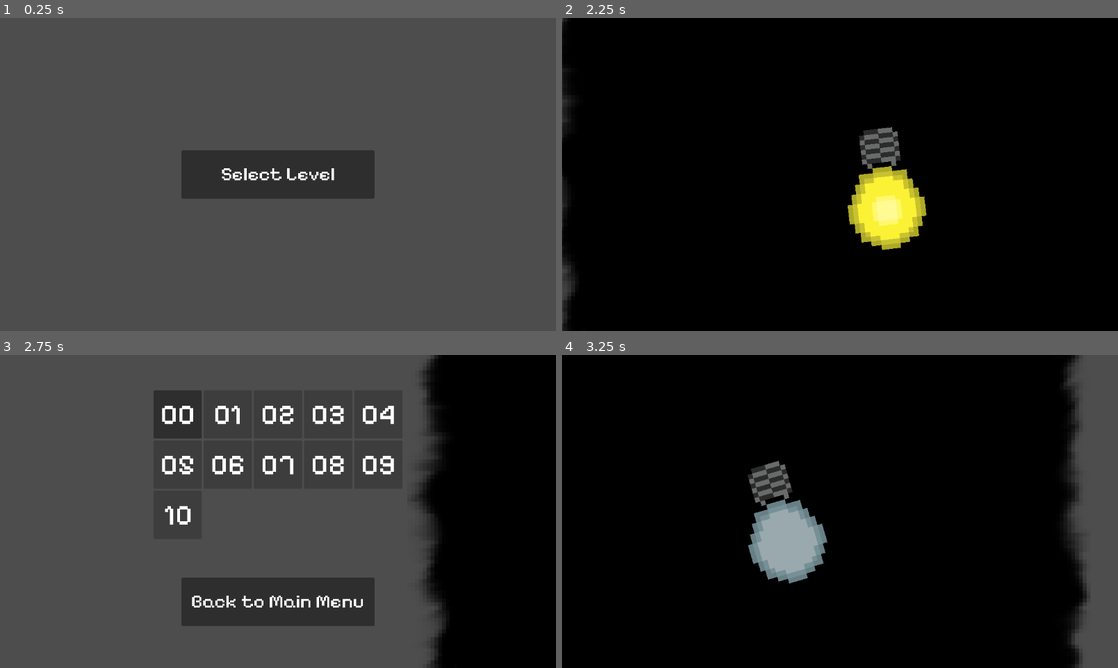
Above: before the commit, frames 1-4 (two rows, left to right).
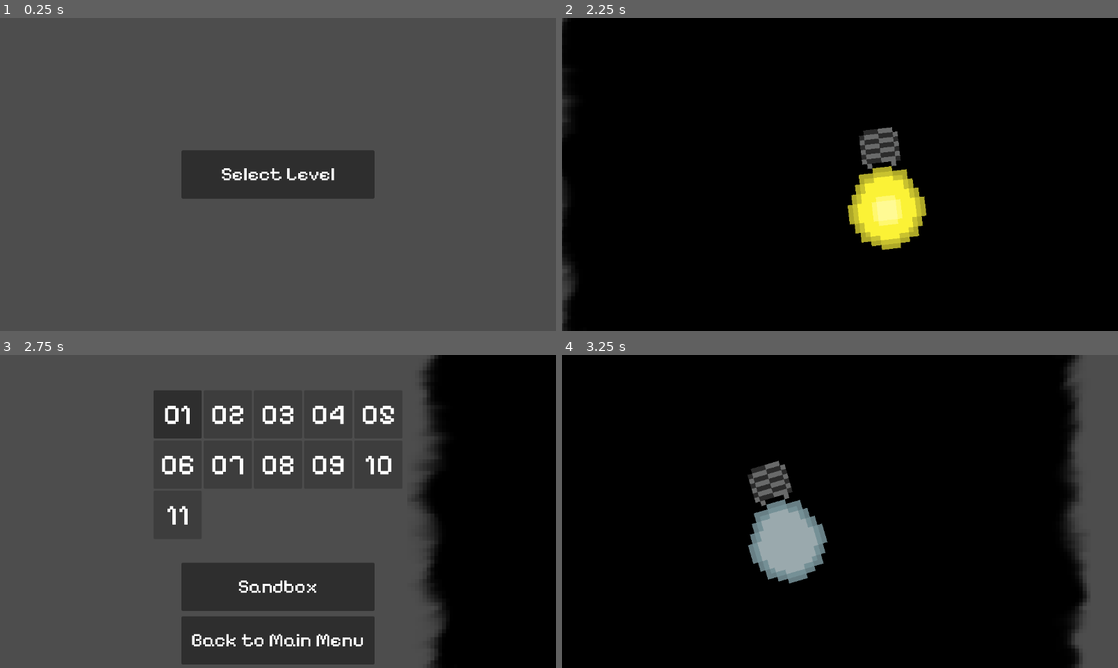
Above: after the commit, the same moments.

Repository: triangle-int/logi-charm
Game: Godot game, scene res://scenes/main_menu.tscn
Same seed, same stepped clock (60 frames per second), same inputs: the game is played once before the commit and once after it.
Inputs (mouse positions are in pixels of both pictures, inside the frame that each line leads up to):
- Up to frame 1 (0.25 s): no input
- Up to frame 2 (2.25 s): click "Select Level" at 0.5 s; click "Select Level" at 1.25 s; click "00" at 2 s
- Up to frame 3 (2.75 s): no input
- Up to frame 4 (3.25 s): click (739, 414) at 2.75 s, where only the run after the commit has a clickable "01"

Frames 1-2 are identical in both runs. In frame 3, 8.2% of the frame differs, in the area x 29-71%, y 16-99%; in frame 4, nothing differs.

Commit message:
Added sandbox level

Diff:
--- a/scenes/game.tscn
+++ b/scenes/game.tscn
@@ -1,7 +1,8 @@
-[gd_scene load_steps=36 format=3 uid="uid://bgiov8vdeao7u"]
+[gd_scene load_steps=37 format=3 uid="uid://bgiov8vdeao7u"]
 
 [ext_resource type="PackedScene" uid="uid://b60ca387m477t" path="res://scenes/pointer.tscn" id="1_vpf3b"]
 [ext_resource type="Script" path="res://scripts/game_loader.gd" id="1_wymu5"]
+[ext_resource type="PackedScene" uid="uid://dmhixatgo8xk8" path="res://scenes/levels/enabled/sandbox.tscn" id="2_kbsyt"]
 [ext_resource type="PackedScene" uid="uid://cunwq4ykl2eh7" path="res://scenes/levels/enabled/level_2.tscn" id="3_7d0rd"]
 [ext_resource type="PackedScene" uid="uid://dg4tgewsq1sgl" path="res://scenes/levels/enabled/level_1.tscn" id="3_11sif"]
 [ext_resource type="Texture2D" uid="uid://cls3lb181j2bm" path="res://sprites/background/rings_shadow.png" id="4_im5cd"]
@@ -50,7 +51,7 @@
 
 [node name="Game" type="Node2D"]
 script = ExtResource("1_wymu5")
-levels = Array[PackedScene]([ExtResource("3_11sif"), ExtResource("3_7d0rd"), ExtRe …(214 unchanged characters)…
+levels = Array[PackedScene]([ExtResource("2_kbsyt"), ExtResource("3_11sif"), ExtResource("3_7d0rd"), ExtRe …(214 unchanged characters)…
 
 [node name="Center" type="Node2D" parent="."]
 position = Vector2(576, 324)
--- a/scenes/level_selector.tscn
+++ b/scenes/level_selector.tscn
@@ -1,6 +1,7 @@
-[gd_scene load_steps=5 format=3 uid="uid://b413entmk714a"]
+[gd_scene load_steps=6 format=3 uid="uid://b413entmk714a"]
 
 [ext_resource type="PackedScene" uid="uid://103m37is5r48" path="res://scenes/ui/level_select_button.tscn" id="1_8mxoc"]
+[ext_resource type="Script" path="res://scripts/ui/load_level_button.gd" id="2_8xtnt"]
 [ext_resource type="FontFile" uid="uid://dbqojy1yc5n6y" path="res://fonts/PixelifySans-Medium.ttf" id="2_u0lvk"]
 [ext_resource type="Script" path="res://scripts/ui/back_to_menu.gd" id="3_xtfr3"]
 
@@ -27,48 +28,88 @@
 size_flags_horizontal = 3
 columns = 5
 
-[node name="LevelSelectButton" parent="Menu/GridContainer" instance=ExtResource("1_8mxoc")]
+[node name="LevelSelectButton1" parent="Menu/GridContainer" instance=ExtResource("1_8mxoc")]
 layout_mode = 2
+level_index = 1
 
 [node name="LevelSelectButton2" parent="Menu/GridContainer" instance=ExtResource("1_8mxoc")]
 layout_mode = 2
-level_index = 1
+level_index = 2
 
 [node name="LevelSelectButton3" parent="Menu/GridContainer" instance=ExtResource("1_8mxoc")]
 layout_mode = 2
-level_index = 2
+level_index = 3
 
 [node name="LevelSelectButton4" parent="Menu/GridContainer" instance=ExtResource("1_8mxoc")]
 layout_mode = 2
-level_index = 3
+level_index = 4
 
 [node name="LevelSelectButton5" parent="Menu/GridContainer" instance=ExtResource("1_8mxoc")]
 layout_mode = 2
-level_index = 4
+level_index = 5
 
 [node name="LevelSelectButton6" parent="Menu/GridContainer" instance=ExtResource("1_8mxoc")]
 layout_mode = 2
-level_index = 5
+level_index = 6
 
 [node name="LevelSelectButton7" parent="Menu/GridContainer" instance=ExtResource("1_8mxoc")]
 layout_mode = 2
-level_index = 6
+level_index = 7
 
 [node name="LevelSelectButton8" parent="Menu/GridContainer" instance=ExtResource("1_8mxoc")]
 layout_mode = 2
-level_index = 7
+level_index = 8
 
 [node name="LevelSelectButton9" parent="Menu/GridContainer" instance=ExtResource("1_8mxoc")]
 layout_mode = 2
-level_index = 8
+level_index = 9
 
 [node name="LevelSelectButton10" parent="Menu/GridContainer" instance=ExtResource("1_8mxoc")]
 layout_mode = 2
-level_index = 9
+level_index = 10
 
 [node name="LevelSelectButton11" parent="Menu/GridContainer" instance=ExtResource("1_8mxoc")]
 layout_mode = 2
-level_index = 10
+level_index = 11
+
+[node name="Sandbox" type="Button" parent="Menu"]
+anchors_preset = 8
+anchor_left = 0.5
+anchor_top = 0.5
+anchor_right = 0.5
+anchor_bottom = 0.5
+offset_left = -200.0
+offset_top = 106.0
+offset_right = 200.0
+offset_bottom = 206.001
+grow_horizontal = 2
+grow_vertical = 2
+script = ExtResource("2_8xtnt")
+
+[node name="Label" type="Label" parent="Menu/Sandbox"]
+visible = false
+layout_mode = 1
+anchors_preset = 15
+anchor_right = 1.0
+anchor_bottom = 1.0
+grow_horizontal = 2
+grow_vertical = 2
+text = "Back to Main Menu"
+label_settings = SubResource("LabelSettings_i1h5s")
+horizontal_alignment = 1
+vertical_alignment = 1
+
+[node name="RealLabel" type="Label" parent="Menu/Sandbox"]
+layout_mode = 1
+anchors_preset = 15
+anchor_right = 1.0
+anchor_bottom = 1.0
+grow_horizontal = 2
+grow_vertical = 2
+text = "Sandbox"
+label_settings = SubResource("LabelSettings_i1h5s")
+horizontal_alignment = 1
+vertical_alignment = 1
 
 [node name="Button" type="Button" parent="Menu"]
 anchors_preset = 8
@@ -77,9 +118,9 @@
 anchor_right = 0.5
 anchor_bottom = 0.5
 offset_left = -200.0
-offset_top = 137.0
+offset_top = 217.0
 offset_right = 200.0
-offset_bottom = 237.0
+offset_bottom = 317.0
 grow_horizontal = 2
 grow_vertical = 2
 script = ExtResource("3_xtfr3")
--- /dev/null
+++ b/scenes/levels/enabled/sandbox.tscn
@@ -0,0 +1,12 @@
+[gd_scene load_steps=4 format=3 uid="uid://dmhixatgo8xk8"]
+
+[ext_resource type="Script" path="res://scripts/level.gd" id="1_lmj46"]
+[ext_resource type="Resource" uid="uid://cp8n0oock38lp" path="res://resources/rings/ring_3.tres" id="2_g76e2"]
+[ext_resource type="PackedScene" uid="uid://pumfprhltbaf" path="res://scenes/components/init_component.tscn" id="3_h87df"]
+
+[node name="Sandbox" type="Node2D"]
+script = ExtResource("1_lmj46")
+rings_config = ExtResource("2_g76e2")
+tooltip = "Feel free to build anything you want"
+
+[node name="InitComponent" parent="." instance=ExtResource("3_h87df")]
--- a/scenes/ui/level_select_button.tscn
+++ b/scenes/ui/level_select_button.tscn
@@ -23,5 +23,3 @@
 label_settings = SubResource("LabelSettings_ywhhc")
 horizontal_alignment = 1
 vertical_alignment = 1
-
-[connection signal="pressed" from="." to="." method="_on_pressed"]
--- a/scripts/ui/load_level_button.gd
+++ b/scripts/ui/load_level_button.gd
@@ -5,10 +5,10 @@
 @onready var label = $Label
 
 func _ready():
-	disabled = level_index != 0 and not LevelProgressManager.is_level_beaten(level_index - 1)
+	disabled = level_index > 1 and not LevelProgressManager.is_level_beaten(level_index - 1)
 	label.text = str(level_index).lpad(2, '0')
 
-func _on_pressed():
+func _pressed():
 	LoadManager.load_done.connect(_on_game_loaded)
 	LoadManager.load_scene("res://scenes/game.tscn")
 
